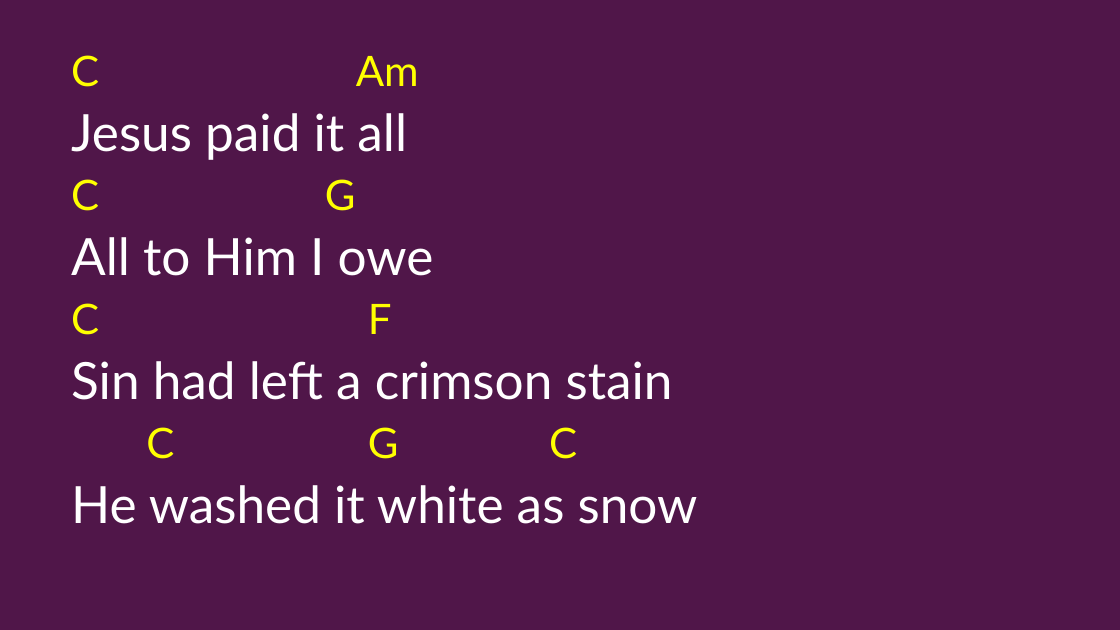
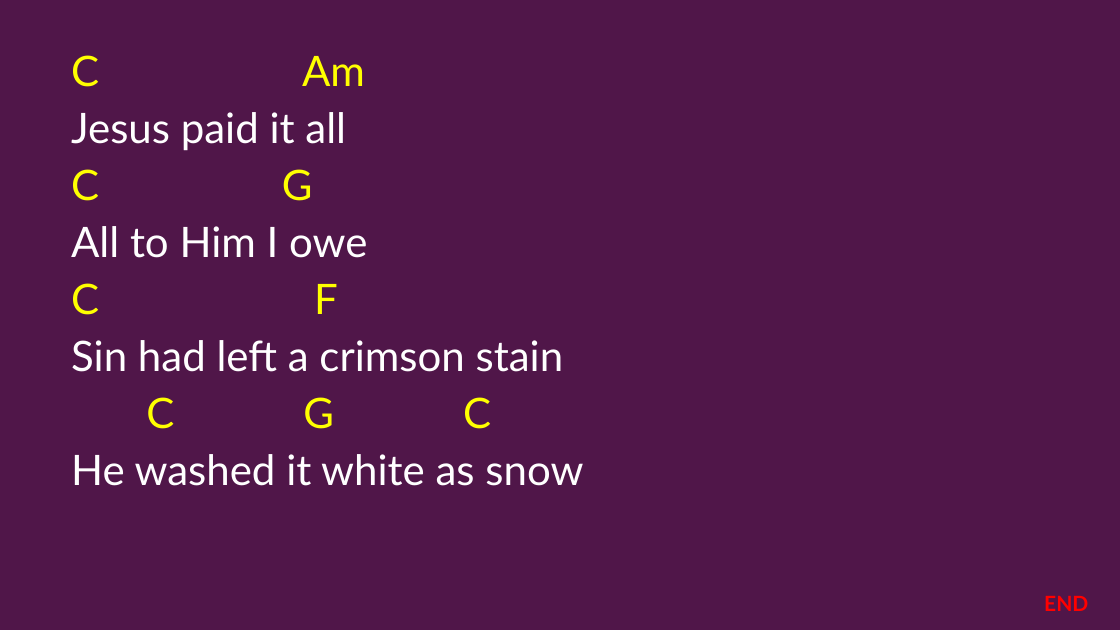
Before and after one commit to kendall412/worship, a slide deck: slide 24 of 2026-04-03 El Camino Set (CHORDS).pptx. Drawn at 1120x630 pixels with LibreOffice and Linux fonts; fonts in the diff are those of the drawing. Boxes give left, top, right and bottom in pixels: in the first picture for what was removed or moved away, otherwise in the second. Text is boxed around its words. In the diff, an @@ line names an element or a change of style, - is before the commit and + after.

Commit message:
revised

```diff
--- a/2026-04-03 El Camino Set (CHORDS).pptx
+++ b/2026-04-03 El Camino Set (CHORDS).pptx
@@ subtitle at (71,112,583,486): size 44 to 36 pt in "Jesus paid it all", "All to Him I owe", "Sin had left a crimson stain", "He washed it white as snow" @@
@@ text added at (1044,596,1088,611), 18 pt, text #FF0000, bold @@
+END
```
Also in this commit, not shown: 9 other slides changed.
